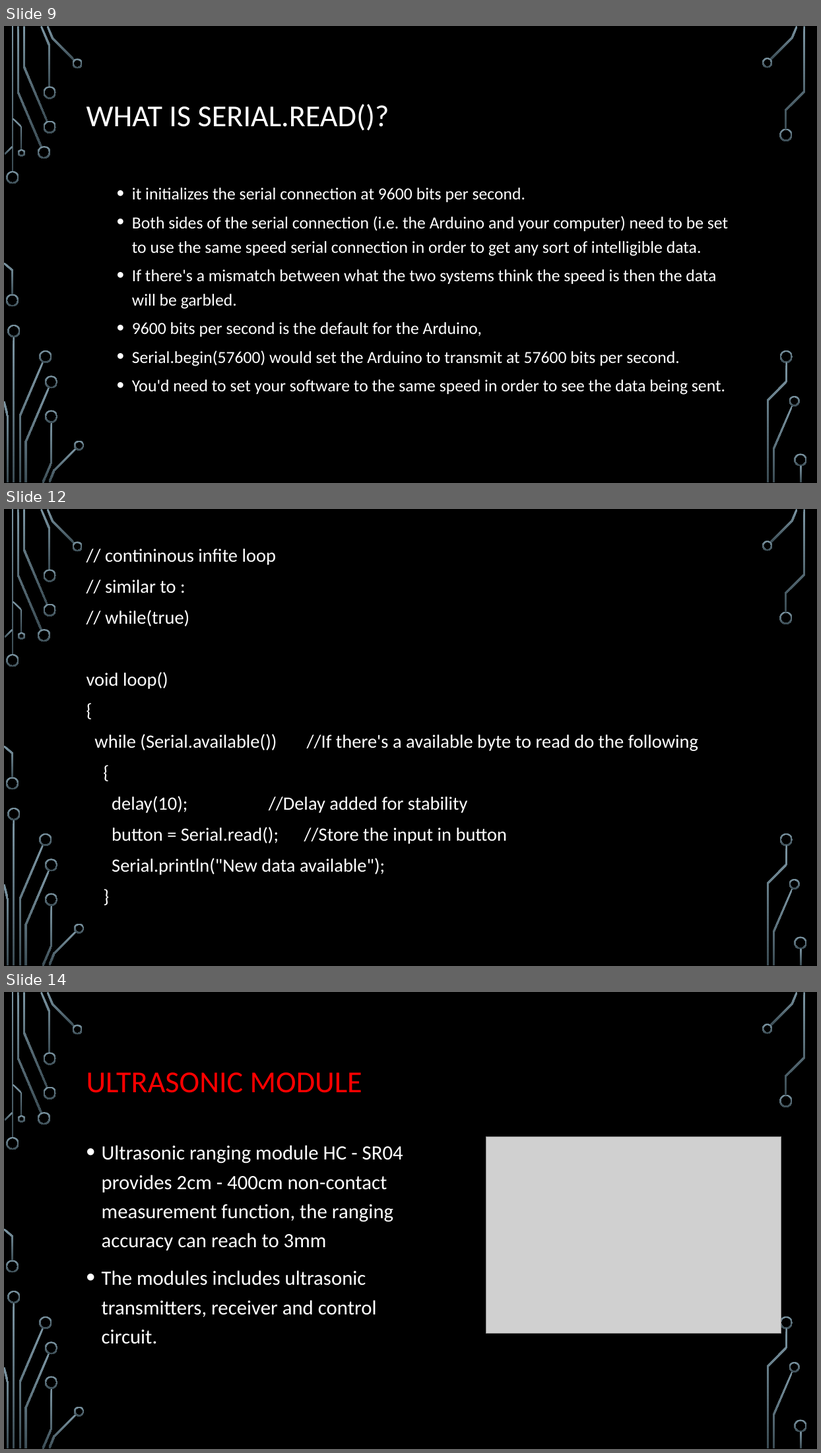
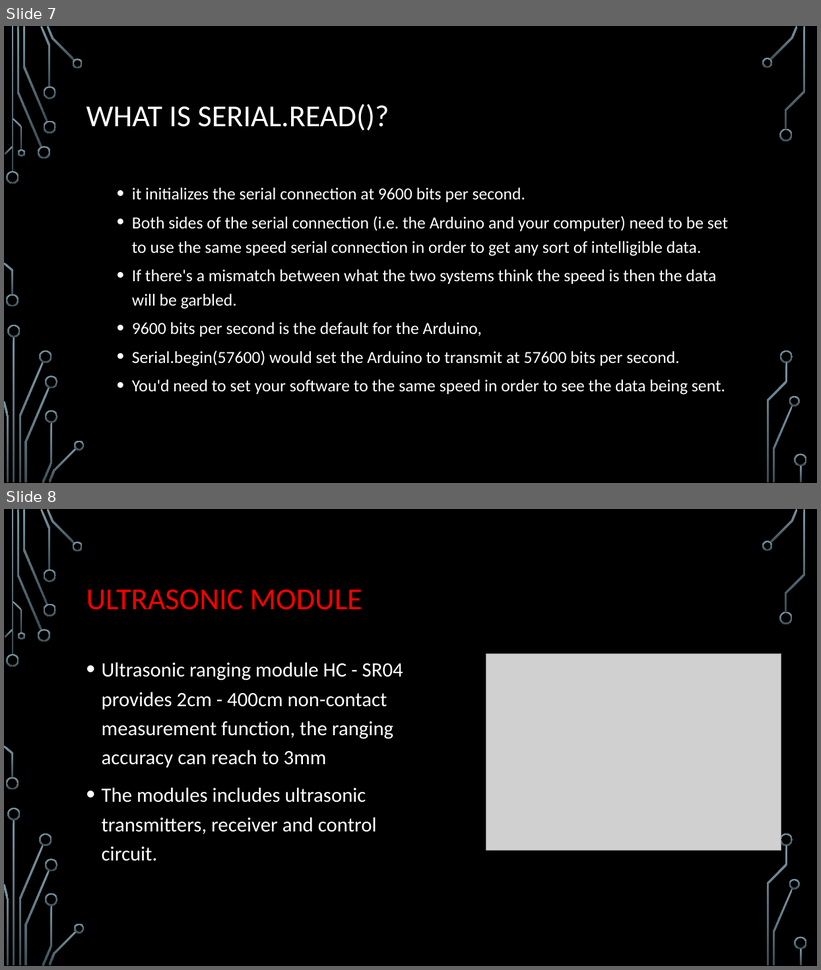
Before and after one commit to chinmayshah99/botson2, a slide deck: bot.pptx. Shown one above the other, each under a label of ours: slides 9, 12 and 14 before the commit, slides 7 and 8 after it; the slides between them are not shown. The pictures are 821x1453 and 821x970 pixels, drawn with LibreOffice and Linux fonts; fonts in the diff are those of the drawing; grey boxes stand for pictures; background and template pictures are left out. Boxes give left, top, right and bottom in pixels: in the first picture for what was removed or moved away, otherwise in the second. Text is boxed around its words. In the diff, an @@ line names an element or a change of style, - is before the commit and + after.

```diff
--- a/bot.pptx
+++ b/bot.pptx
@@ slide 12 removed at [4,509,817,966], background picture (left out); not listed: 36 template elements that a slide beside it also shows @@
@@ text removed at [86,549,698,875] @@
-// contininous infite loop
-// similar to :
-// while(true)
-void loop()
-{
-while (Serial.available()) //If there's a available byte to read do the following
-{
-delay(10); //Delay added for stability
-button = Serial.read(); //Store the input in button
-Serial.println("New data available");
-}
@@ what was slide 9 is now slide 7 @@
@@ what was slide 14 is now slide 8 @@
```
Also in this commit, not shown: 7 other slides removed, 2 other files.
